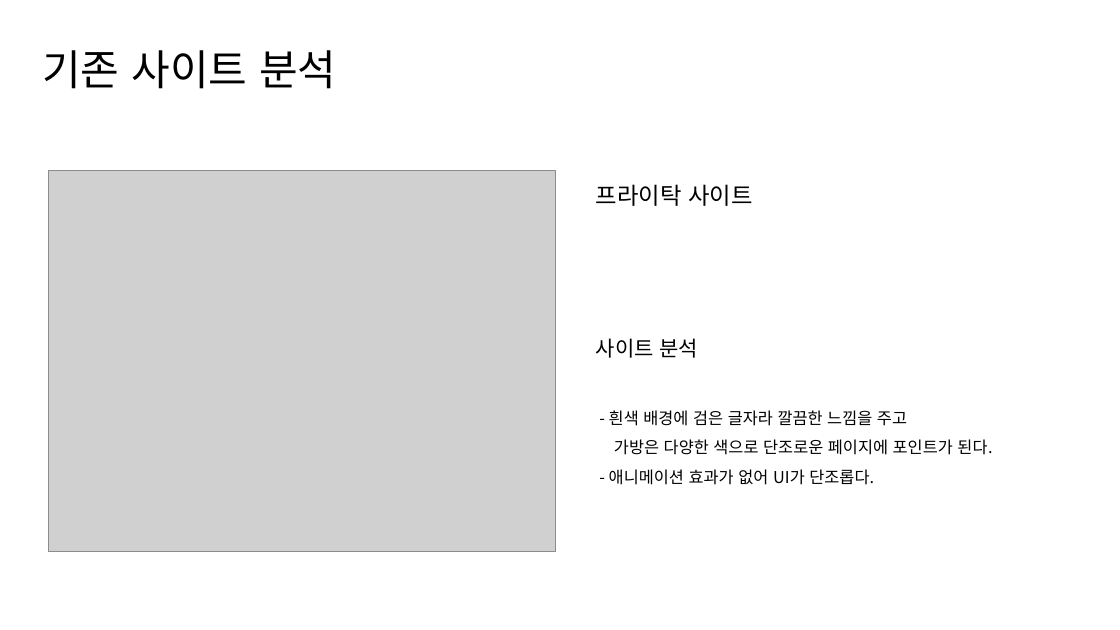
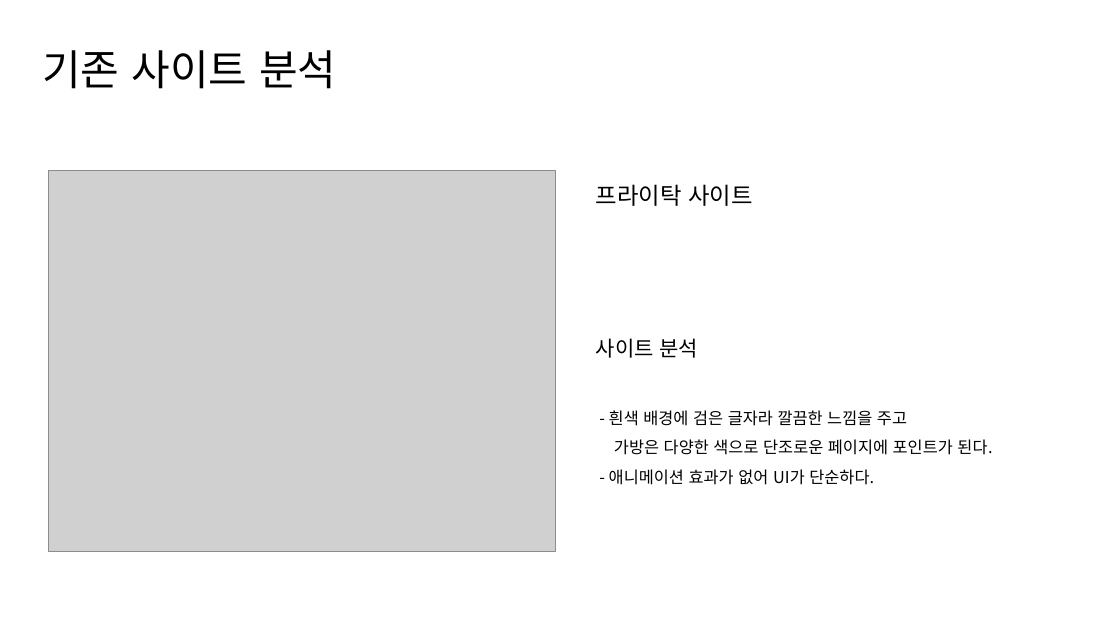
Before and after one commit to dong13475/FED-PJ-WBS-DONG, a slide deck: slide 2 of 02.모바일웹&앱프로젝트/04.가이드문서/프라이탁 가이드문서.pptx. Drawn at 1120x630 pixels with LibreOffice and Linux fonts; fonts in the diff are those of the drawing; grey boxes stand for pictures. Boxes give left, top, right and bottom in pixels: in the first picture for what was removed or moved away, otherwise in the second. Text is boxed around its words. In the diff, an @@ line names an element or a change of style, - is before the commit and + after.

```diff
--- a/02.모바일웹&앱프로젝트/04.가이드문서/프라이탁 가이드문서.pptx
+++ b/02.모바일웹&앱프로젝트/04.가이드문서/프라이탁 가이드문서.pptx
@@ text at box(609, 469, 874, 485): text changed @@
-- 애니메이션 효과가 없어 UI가 단조롭다.
+- 애니메이션 효과가 없어 UI가 단순하다.
```
Also in this commit, not shown: 1 other slide changed, 1 other file.
